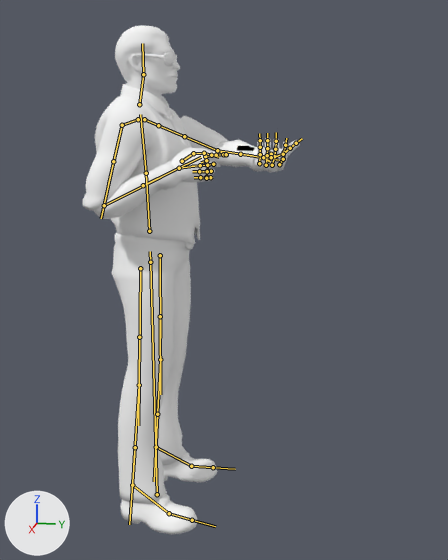
The Blender file Blends/Blender_Arms_Animations.blend as it was, and as the next commit left it.
One viewpoint serves both versions: a camera (50 mm lens) standing at (2.207, 0.724, 1.487) and looking at (0.043, 0.291, 0.946). Every picture has the same lights, and +X, +Y and +Z are marked at lower left. Both versions are drawn at frame 70 of the action 'TP_Main_Equip'; the numbers are the values there. The bones that bend it are drawn over the model as lines.

Names of what the first picture shows: 'BodyGuard03_Head', 'BodyGuard03_Pants', 'BodyGuard03_Shoes', 'BodyGuard03_Torso.001', 'BodyGuard_03_Hand.001', 'score'.
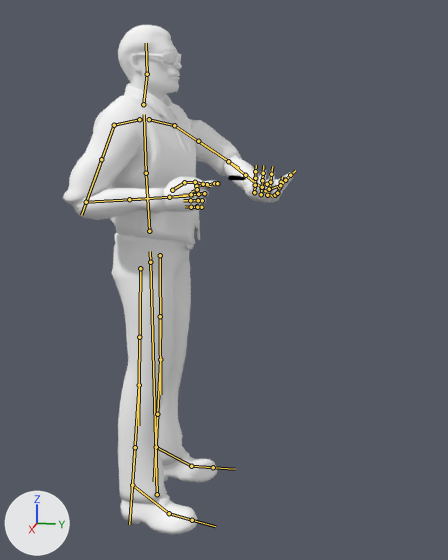
What differs and where, as boxes (x1, y1, x2, y2) in the pictures (448 x 560 px):
'BodyGuard03_Torso.001', posed (13% wider)
    before: (83, 83, 257, 244)
    after: (63, 83, 260, 244)
'score', posed
    before: (166, 123, 385, 196)
    after: (111, 154, 378, 227)
'BodyGuard_03_Hand.001', posed (6% shorter)
    before: (171, 137, 293, 183)
    after: (163, 169, 290, 212)
'BodyGuard03_Head', posed
    before: (115, 25, 180, 100)
    after: (118, 25, 182, 102)
bone 'Spine1', root to tip
    before: (146, 173) to (140, 114)
    after: (146, 173) to (144, 114)
bone 'LeftShoulder', root to tip
    before: (144, 119) to (158, 125)
    after: (149, 119) to (174, 125)
bone 'LeftArm', root to tip
    before: (158, 125) to (201, 143)
    after: (174, 125) to (213, 151)
bone 'LeftForeArm', root to tip
    before: (217, 150) to (252, 155)
    after: (228, 161) to (253, 181)
bone 'LeftHand', root to tip
    before: (263, 157) to (270, 161)
    after: (262, 188) to (265, 191)
bone 'LeftHandIndex1', root to tip
    before: (279, 164) to (283, 159)
    after: (275, 195) to (277, 193)
bone 'LeftHandMiddle1', root to tip
    before: (272, 165) to (274, 156)
    after: (267, 195) to (269, 189)
bone 'LeftHandPinky1', root to tip
    before: (259, 163) to (260, 154)
    after: (254, 192) to (255, 185)
bone 'LeftHandRing1', root to tip
    before: (266, 165) to (267, 155)
    after: (261, 194) to (262, 187)
bone 'LeftHandThumb2', root to tip
    before: (283, 154) to (290, 148)
    after: (280, 185) to (285, 180)
bone 'Neck', root to tip
    before: (139, 104) to (143, 74)
    after: (143, 104) to (147, 74)
bone 'RightArm', root to tip
    before: (122, 125) to (108, 183)
    after: (114, 125) to (94, 181)
bone 'RightForeArm', root to tip
    before: (104, 205) to (161, 177)
    after: (86, 202) to (149, 198)
bone 'RightHand', root to tip
    before: (179, 168) to (202, 165)
    after: (169, 197) to (193, 194)

Diff of the bpy script that builds the scene:
```diff
--- a/Blends/Blender_Arms_Animations.blend.py
+++ b/Blends/Blender_Arms_Animations.blend.py
@@ bone_spine1 @@
 bone_spine1 = bpy.data.objects['Armature.001'].pose.bones['Spine1']  # child of 'Spine'
-bone_spine1.rotation_quaternion = (1.0, 0.0, 0.0, 0.0)  # degrees (0, 0, 0)
+bone_spine1.rotation_quaternion = (0.995, 0.031, -0.095, -0.003)  # degrees (4, -11, -1)
@@ bone_leftshoulder @@
 bone_leftshoulder = bpy.data.objects['Armature.001'].pose.bones['LeftShoulder']  # child of 'Spine1'
-bone_leftshoulder.rotation_quaternion = (1.0, 0.0, 0.0, 0.0)  # degrees (0, 0, 0)
+bone_leftshoulder.rotation_quaternion = (0.998, -0.057, 0.0, 0.0)  # degrees (-7, 0, 0)
@@ bone_leftarm @@
 bone_leftarm = bpy.data.objects['Armature.001'].pose.bones['LeftArm']  # child of 'LeftShoulder'
-bone_leftarm.rotation_quaternion = (0.642, -0.475, -0.255, 0.545)  # degrees (-65, 11, 74)
+bone_leftarm.rotation_quaternion = (0.724, -0.401, -0.28, 0.486)  # degrees (-59, -1, 68)
@@ bone_leftforearm @@
 bone_leftforearm = bpy.data.objects['Armature.001'].pose.bones['LeftForeArm']  # child of 'LeftArm'
-bone_leftforearm.rotation_quaternion = (0.929, 0.25, -0.067, 0.265)  # degrees (26, -15, 28)
+bone_leftforearm.rotation_quaternion = (0.825, 0.359, -0.394, 0.186)  # degrees (46, -52, 2)
@@ bone_lefthand @@
 bone_lefthand = bpy.data.objects['Armature.001'].pose.bones['LeftHand']  # child of 'LeftForeArm'
-bone_lefthand.rotation_quaternion = (0.715, 0.052, -0.693, 0.074)  # degrees (-40, -88, 50)
+bone_lefthand.rotation_quaternion = (0.915, 0.023, -0.393, 0.088)  # degrees (-2, -46, 12)
@@ bone_lefthandindex1 @@
 bone_lefthandindex1 = bpy.data.objects['Armature.001'].pose.bones['LeftHandIndex1']  # child of 'LeftHand'
-bone_lefthandindex1.rotation_quaternion = (0.964, 0.0, 0.0, 0.264)  # degrees (0, 0, 31)
+bone_lefthandindex1.rotation_quaternion = (0.995, 0.0, 0.0, 0.1)  # degrees (0, 0, 11)
@@ bone_lefthandmiddle1 @@
 bone_lefthandmiddle1 = bpy.data.objects['Armature.001'].pose.bones['LeftHandMiddle1']  # child of 'LeftHand'
-bone_lefthandmiddle1.rotation_quaternion = (0.927, 0.0, 0.0, 0.375)  # degrees (0, 0, 44)
+bone_lefthandmiddle1.rotation_quaternion = (0.964, 0.0, 0.0, 0.266)  # degrees (0, 0, 31)
@@ bone_lefthandpinky1 @@
 bone_lefthandpinky1 = bpy.data.objects['Armature.001'].pose.bones['LeftHandPinky1']  # child of 'LeftHand'
-bone_lefthandpinky1.rotation_quaternion = (0.866, 0.0, 0.0, 0.5)  # degrees (0, 0, 60)
+bone_lefthandpinky1.rotation_quaternion = (0.929, 0.0, 0.0, 0.37)  # degrees (0, 0, 43)
@@ bone_lefthandring1 @@
 bone_lefthandring1 = bpy.data.objects['Armature.001'].pose.bones['LeftHandRing1']  # child of 'LeftHand'
-bone_lefthandring1.rotation_quaternion = (0.898, 0.0, 0.0, 0.44)  # degrees (0, 0, 52)
+bone_lefthandring1.rotation_quaternion = (0.95, 0.0, 0.0, 0.312)  # degrees (0, 0, 36)
@@ bone_lefthandthumb2 @@
 bone_lefthandthumb2 = bpy.data.objects['Armature.001'].pose.bones['LeftHandThumb2']  # child of 'LeftHandThumb1'
-bone_lefthandthumb2.rotation_quaternion = (0.98, -0.145, -0.043, -0.127)  # degrees (-16, -7, -14)
+bone_lefthandthumb2.rotation_quaternion = (0.988, -0.148, -0.028, -0.026)  # degrees (-17, -4, -3)
@@ bone_neck @@
 bone_neck = bpy.data.objects['Armature.001'].pose.bones['Neck']  # child of 'Spine1'
-bone_neck.rotation_quaternion = (1.0, 0.0, 0.0, 0.0)  # degrees (0, 0, 0)
+bone_neck.rotation_quaternion = (1.0, -0.032, 0.0, 0.0)  # degrees (-4, 0, 0)
@@ bone_rightarm @@
 bone_rightarm = bpy.data.objects['Armature.001'].pose.bones['RightArm']  # child of 'RightShoulder'
-bone_rightarm.rotation_quaternion = (0.835, 0.121, -0.107, -0.526)  # degrees (18, -3, -65)
+bone_rightarm.rotation_quaternion = (0.876, 0.111, -0.117, -0.455)  # degrees (18, -6, -56)
@@ bone_rightforearm @@
 bone_rightforearm = bpy.data.objects['Armature.001'].pose.bones['RightForeArm']  # child of 'RightArm'
-bone_rightforearm.rotation_quaternion = (0.733, -0.678, -0.021, -0.059)  # degrees (-85, -6, -3)
+bone_rightforearm.rotation_quaternion = (0.822, -0.562, 0.002, -0.092)  # degrees (-68, -6, -9)
@@ bone_righthand @@
 bone_righthand = bpy.data.objects['Armature.001'].pose.bones['RightHand']  # child of 'RightForeArm'
-bone_righthand.rotation_quaternion = (0.986, 0.128, 0.072, 0.076)  # degrees (15, 7, 10)
+bone_righthand.rotation_quaternion = (0.994, -0.072, 0.07, 0.047)  # degrees (-8, 8, 5)
```
